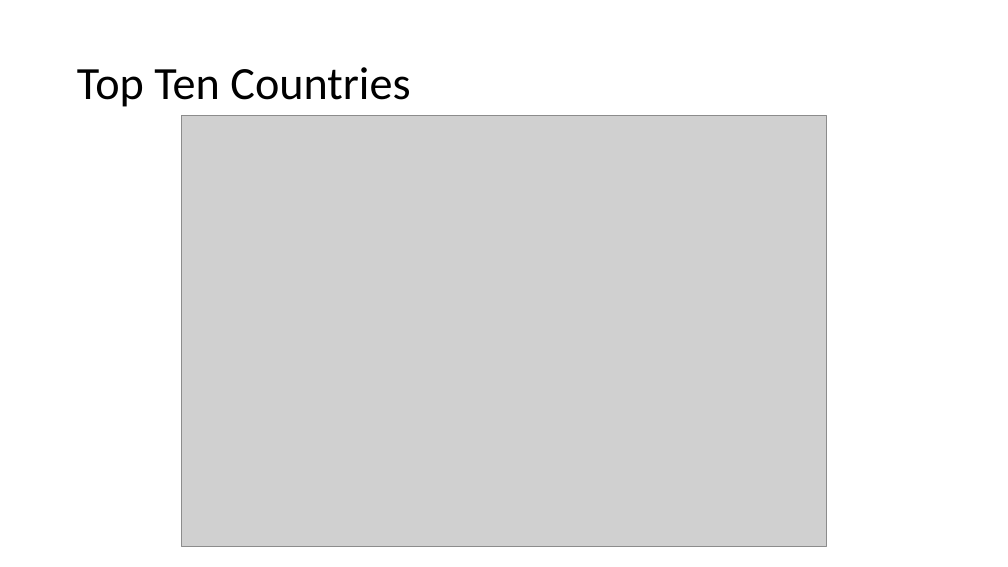
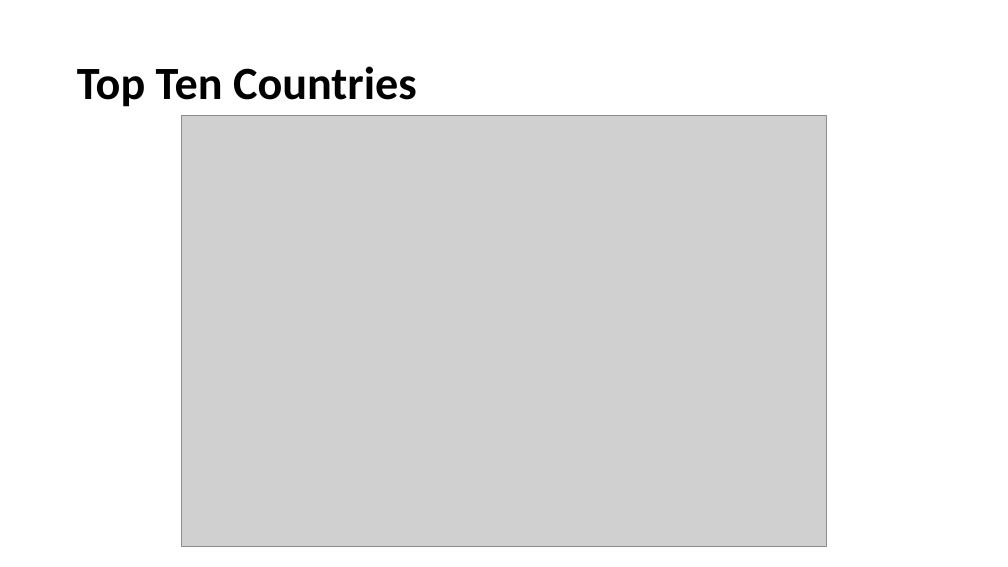
Before and after one commit to bjwlknsn/TheMetTeamProject, a slide deck: slide 8 of The Metropolitan Museum of Art.pptx. Drawn at 1008x567 pixels with LibreOffice and Linux fonts; fonts in the diff are those of the drawing; grey boxes stand for pictures; background and template pictures are left out. Boxes give left, top, right and bottom in pixels: in the first picture for what was removed or moved away, otherwise in the second. Text is boxed around its words. In the diff, an @@ line names an element or a change of style, - is before the commit and + after.

```diff
--- a/The Metropolitan Museum of Art.pptx
+++ b/The Metropolitan Museum of Art.pptx
@@ title "Top Ten Countries" at <box>77,66,417,107</box>: bold on @@
```
Also in this commit, not shown: 12 other slides changed, 26 other files.
